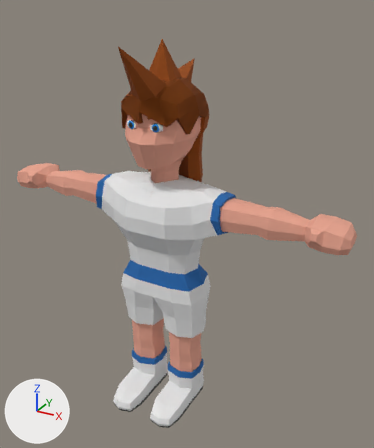
The glTF model public/models/player/player.glb: old version first, new version second.
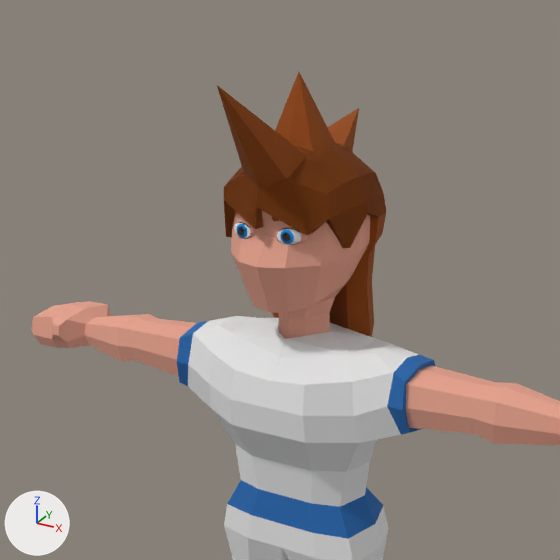
Each version appears first whole from a camera (50 mm lens) standing at (4.71, -7.72, 7.78) and looking at (0.32, 0.26, 3.8), and next in a close-up on the part from 0% to 81% of the width and 0% to 68% of the height. The lights are fixed; the arrows at lower left show +X, +Y and +Z. Vertices at the same position are counted once.

In view in the first close-up: 'ArmorShirt', 'ArmorShorts', 'Body', 'Eyes', 'HairLong', 'HairPunk', 'HairShort'.
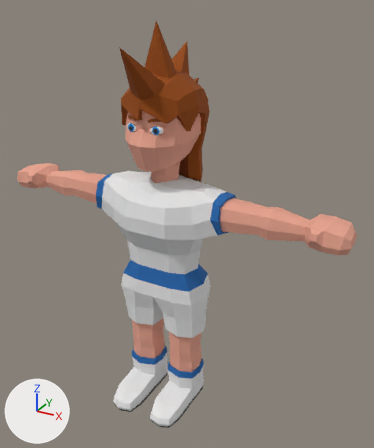
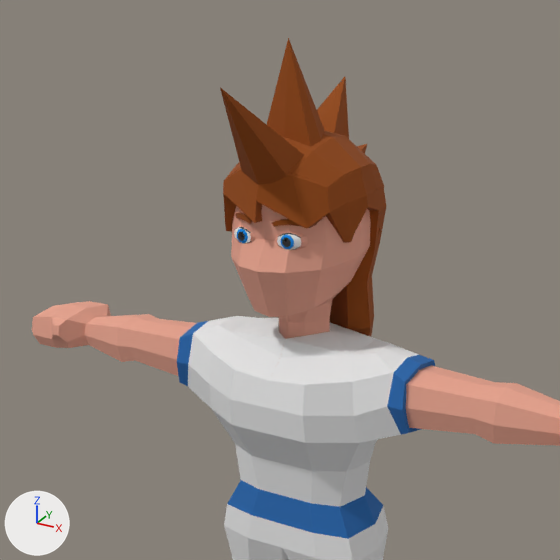
Where the change shows, as pixel boxes (x1, y1, x2, y2) in the close-ups (560 x 560 px; the box of a moved part takes in the faces that stretch with it):
'Body', reshaped
    before: (32, 211, 560, 446)
    after: (32, 204, 560, 446)
'HairLong', reshaped
    before: (224, 143, 386, 337)
    after: (223, 168, 386, 337)
'HairPunk', reshaped (26% taller)
    before: (217, 72, 359, 188)
    after: (220, 38, 367, 185)
'HairShort', reshaped
    before: (363, 213, 386, 256)
    after: (225, 130, 384, 243)
'Eyes', mesh moved
    before: (234, 220, 308, 245)
    after: (234, 225, 308, 250)
part 1 of me_body, moved or reshaped
    before: (231, 211, 370, 339)
    after: (231, 204, 370, 339)
part 3 of me_hairlong, moved or reshaped
    before: (224, 143, 386, 248)
    after: (223, 168, 386, 242)
part 4 of me_hairlong, moved or reshaped
    before: (273, 265, 374, 337)
    after: (278, 265, 374, 337)
part 5 of me_hairlong, moved or reshaped (not visible before)
    after: (379, 207, 386, 240)
part 6 of me_hairlong, moved or reshaped
    before: (358, 246, 375, 287)
    after: (360, 210, 380, 282)

Patch to the scene script:
```diff
--- a/public/models/player/player.glb.py
+++ b/public/models/player/player.glb.py
@@ me_body @@
 # used by ob_body; location = (0.0, 0.0, 0.0)
-me_body.from_pydata(...)  # 506 vertices, 1014 faces; spans x -3.48..3.48, y -1.18..0.79, z 0.0..6.51
+me_body.from_pydata(...)  # 506 vertices, 1014 faces; spans x -3.48..3.48, y -1.18..0.79, z 0.0..6.54
+# me_body part 1: 103 of 506 vertices moved; they spanned x -0.63..0.63, y -0.79..0.79, z 4.92..6.51 and now span x -0.63..0.63, y -0.79..0.79, z 4.89..6.54; mean shift (0.0, 0.0, -0.02); largest move (0.0, 0.28, 4.98) -> (0.0, 0.29, 4.89)
 me_body.materials.append(mat_skin)
@@ me_eyes @@
 me_eyes.from_pydata(...)  # 122 vertices, 216 faces; spans x -0.386..0.385, y -0.667..-0.532, z 5.703..5.945
 # used by ob_eyes; location = (0.0, 0.0, 0.0)
+# me_eyes part 2: the whole mesh is moved by (0.0, 0.0, -0.046)
 me_eyes.materials.append(mat_eyeswhite)
@@ me_hairlong @@
 me_hairlong.from_pydata(...)  # 140 vertices, 262 faces; spans x -0.71..0.71, y -0.78..0.92, z 4.19..6.59
 # used by ob_hairlong; location = (0.0, 0.0, 0.0)
+# me_hairlong part 3: all 74 vertices in x -0.71..0.71, y -0.78..0.84, z 5.54..6.59 are moved by (0.0, 0.0, 0.06)
+# me_hairlong part 4: all 62 vertices in x -0.58..0.58, y 0.21..0.92, z 4.19..5.19 are moved by (0.0, 0.0, 0.06)
+# me_hairlong part 5: the 1 vertex in x 0.53, y 0.49, z 5.53 is moved by (0.05, 0.0, 0.06)
+# me_hairlong part 6: the 1 vertex in x 0.57, y 0.28, z 5.49 is moved by (0.06, 0.0, 0.06)
 me_hairlong.materials.append(mat_hair)
@@ me_hairpunk @@
 # used by ob_hairpunk; location = (0.0, 0.0, 0.0)
-me_hairpunk.from_pydata(...)  # 17 vertices, 20 faces; spans x -0.29..0.29, y -1.25..1.14, z 6.01..7.16
+me_hairpunk.from_pydata(...)  # 23 vertices, 28 faces; spans x -0.33..0.33, y -1.21..1.33, z 5.85..7.44
+# me_hairpunk part 7: the whole mesh is rebuilt
 me_hairpunk.materials.append(mat_hair)
@@ me_hairshorts @@
 # used by ob_hairshort; location = (0.0, 0.0, 0.0)
-me_hairshorts.from_pydata(...)  # 103 vertices, 176 faces; spans x -0.71..0.71, y -0.78..0.84, z 5.21..6.59
+me_hairshorts.from_pydata(...)  # 103 vertices, 176 faces; spans x -0.67..0.67, y -0.75..0.85, z 5.16..6.68
+# me_hairshorts part 8: 103 of 103 vertices moved; they spanned x -0.71..0.71, y -0.78..0.84, z 5.21..6.59 and now span x -0.67..0.67, y -0.75..0.85, z 5.16..6.68; mean shift (0.0, 0.04, 0.05); largest move (-0.65, 0.26, 5.61) -> (-0.64, 0.37, 5.71)
 me_hairshorts.materials.append(mat_hair)
```
